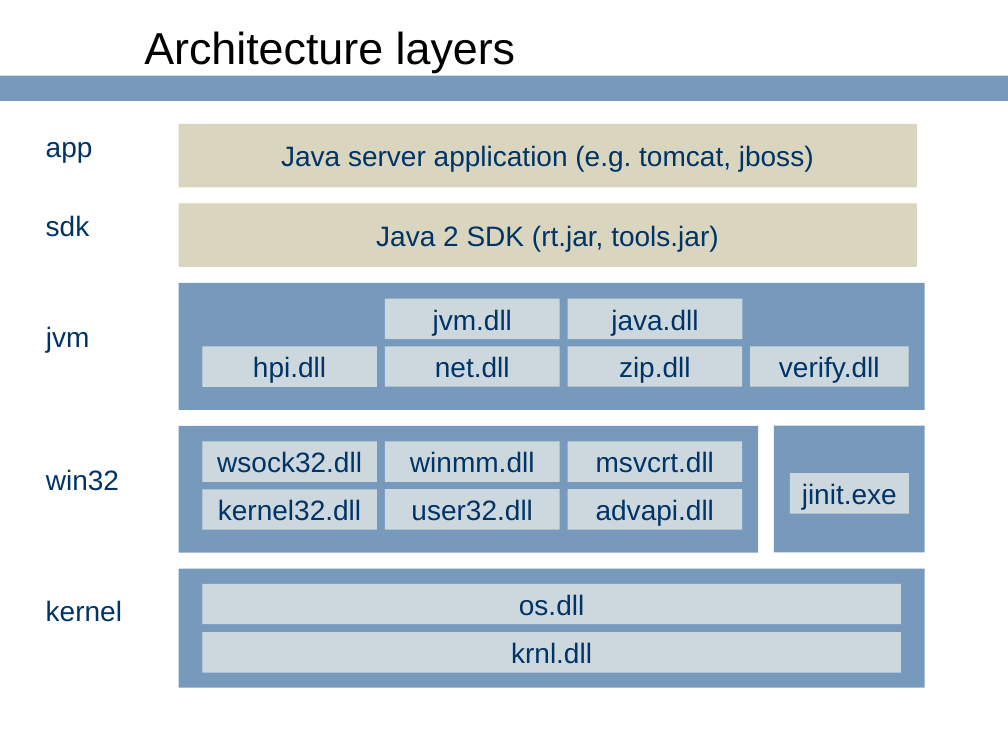
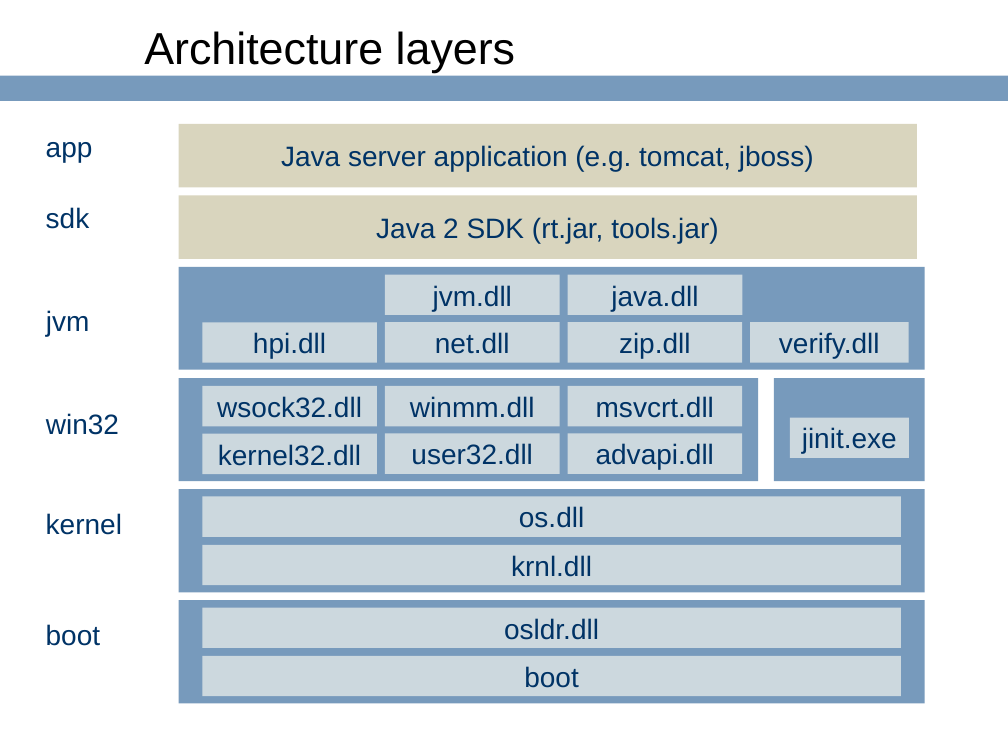
Before and after one commit to ringgaard/sanos, a slide deck: slide 19 of doc/jbox-jaoo.ppt (slide 14 before the commit). Drawn at 1008x756 pixels with LibreOffice and Linux fonts; fonts in the diff are those of the drawing; background and template pictures are left out. Boxes give left, top, right and bottom in pixels: in the first picture for what was removed or moved away, otherwise in the second. Text is boxed around its words. In the diff, an @@ line names an element or a change of style, - is before the commit and + after.

```diff
--- a/doc/jbox-jaoo.ppt
+++ b/doc/jbox-jaoo.ppt
@@ text "sdk": place and size @@
-text "sdk" at [46, 215, 90, 237]
+text "sdk" at [46, 207, 90, 229]
@@ rectangle "Java 2 SDK (rt.jar, tools.jar)": place and size @@
-rectangle "Java 2 SDK (rt.jar, tools.jar)" at [178, 204, 916, 267]
+rectangle "Java 2 SDK (rt.jar, tools.jar)" at [178, 196, 916, 259]
@@ rectangle: place and size @@
-rectangle at [178, 283, 924, 410]
+rectangle at [178, 267, 924, 370]
@@ text "jvm": place and size @@
-text "jvm" at [46, 326, 90, 352]
+text "jvm" at [46, 310, 90, 336]
@@ 6 rectangles: place and size @@
-6 rectangles at [203, 298, 908, 387]
+6 rectangles at [203, 274, 908, 363]
@@ rectangle: place and size @@
-rectangle at [178, 425, 758, 552]
+rectangle at [178, 378, 758, 481]
@@ rectangle: place and size @@
-rectangle at [774, 425, 925, 552]
+rectangle at [774, 378, 925, 481]
@@ 7 rectangles, 1 text: place and size @@
-7 rectangles, 1 text at [46, 442, 909, 529]
+7 rectangles, 1 text at [46, 386, 909, 474]
@@ text "kernel": place and size @@
-text "kernel" at [46, 600, 122, 622]
+text "kernel" at [46, 513, 122, 535]
@@ rectangle added at [178, 489, 924, 592], fill #779ABC @@
@@ rectangle "os.dll": place and size @@
-rectangle "os.dll" at [203, 584, 901, 624]
+rectangle "os.dll" at [203, 497, 901, 537]
@@ rectangle "krnl.dll": place and size @@
-rectangle "krnl.dll" at [203, 632, 901, 672]
+rectangle "krnl.dll" at [203, 544, 901, 585]
@@ text added at [46, 624, 100, 646], 20 pt, text #003366 @@
+boot
@@ rectangle: place and size @@
-rectangle at [178, 569, 924, 687]
+rectangle at [178, 600, 924, 703]
@@ rectangle added at [203, 608, 901, 648], fill #CCD8DE, 20 pt, text #003366 @@
+osldr.dll
@@ rectangle added at [203, 656, 901, 697], fill #CCD8DE, 20 pt, text #003366 @@
+boot
```
Also in this commit, not shown: 3 other slides changed, 6 slides added, 1 other file.
